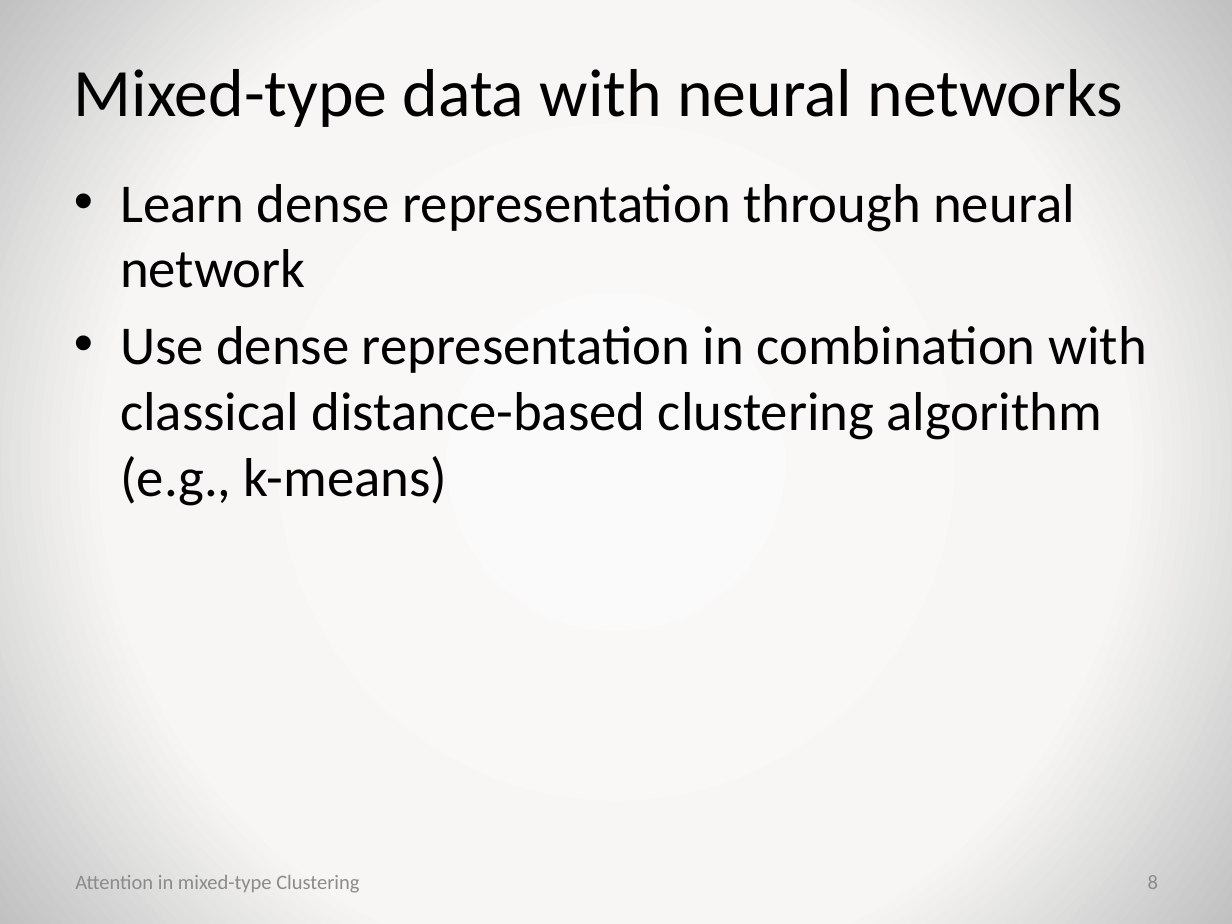
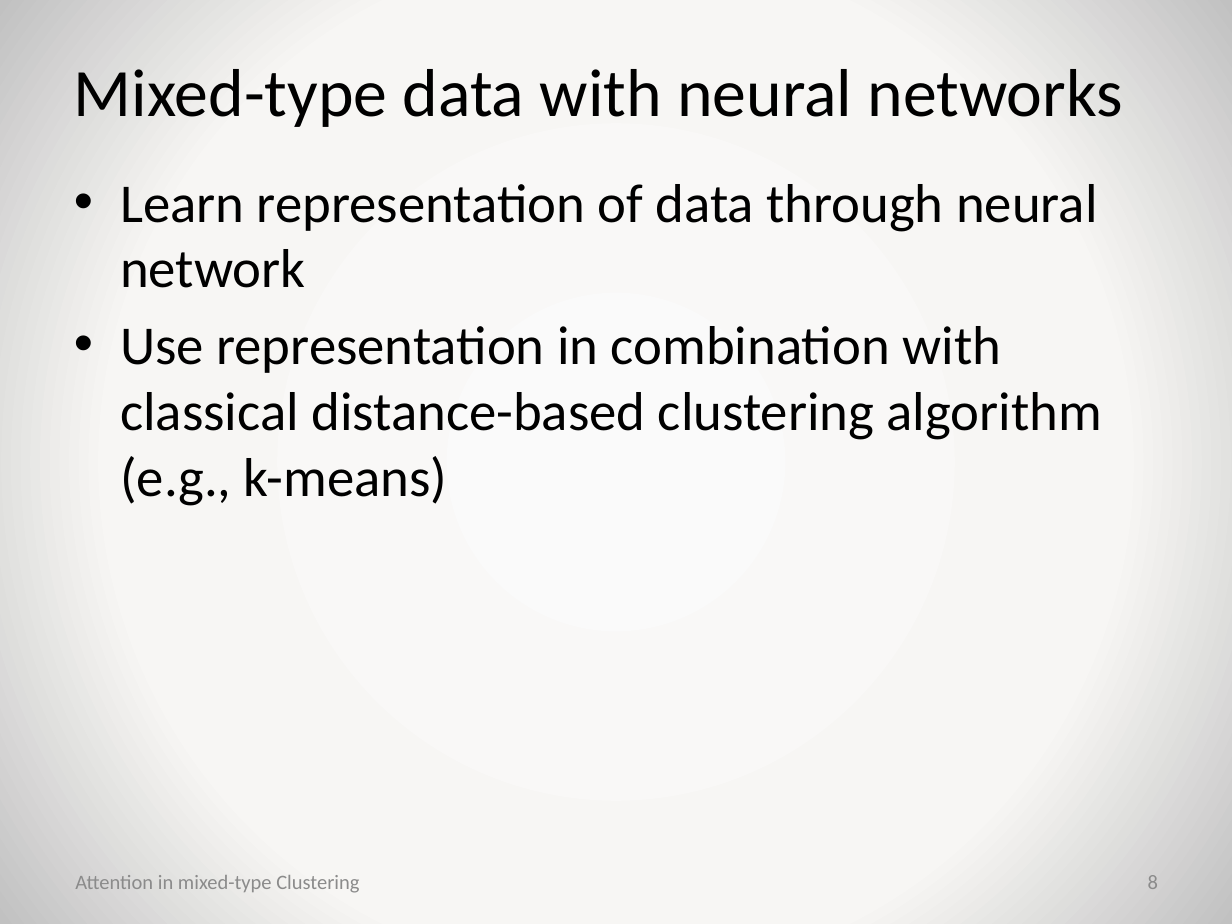
Before and after one commit to jaanisfehling/attention-mixed-type-clustering, a slide deck: slide 8 of presentation.pptx. Drawn at 1232x924 pixels with LibreOffice and Linux fonts; fonts in the diff are those of the drawing; background and template pictures are left out. Boxes give left, top, right and bottom in pixels: in the first picture for what was removed or moved away, otherwise in the second. Text is boxed around its words. In the diff, an @@ line names an element or a change of style, - is before the commit and + after.

```diff
--- a/presentation.pptx
+++ b/presentation.pptx
@@ text at (120, 184, 1102, 506): text changed @@
-• Learn dense representation through neural network
-• Use dense representation in combination with classical distance-based clustering algorithm (e.g., k-means)
+• Learn representation of data through neural network
+• Use representation in combination with classical distance-based clustering algorithm (e.g., k-means)
```
Also in this commit, not shown: 8 other slides changed.
